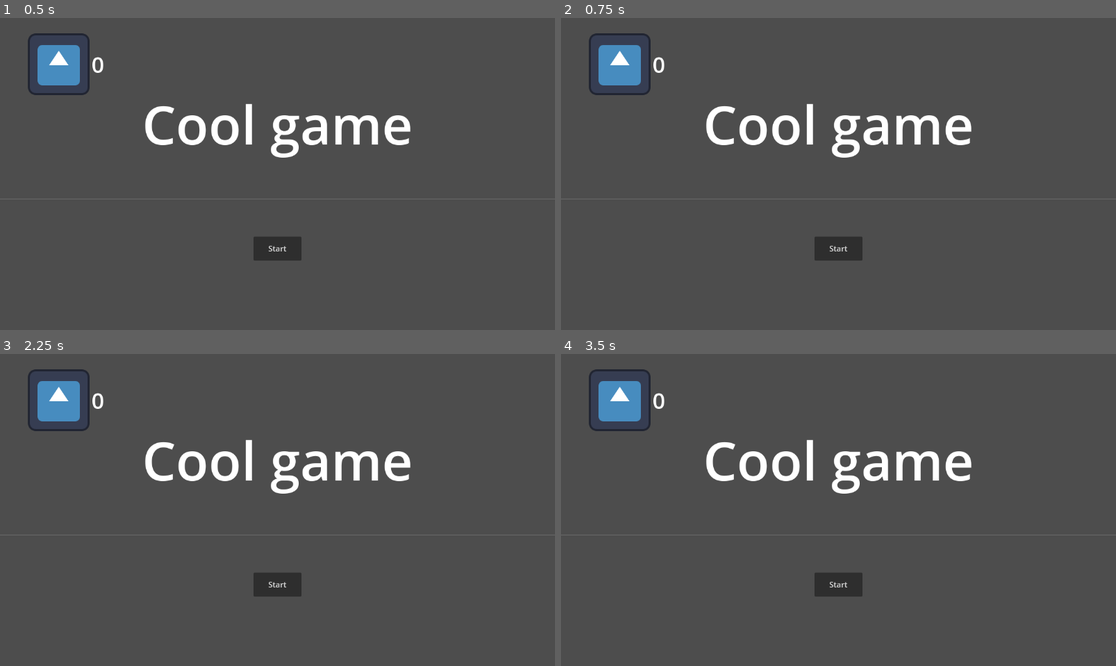
Above: before the commit, frames 1-4 (two rows, left to right).
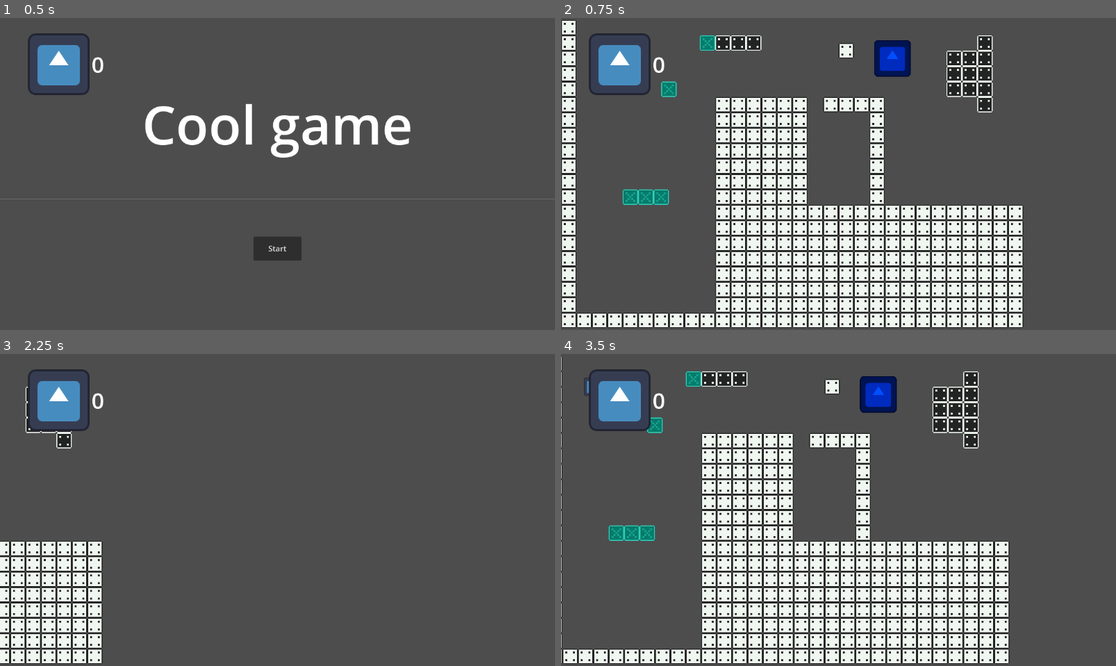
Above: after the commit, the same moments.

Repository: u-sernam-e/GameJam2025
Game: Godot game, scene res://Scenes/Menus/main_menu.tscn
The game is run twice, just before and just after one commit, with the same random seed, the same clock (stepped at 60 frames per second) and the same inputs. This scene is started directly instead of the project's main scene. The engine's default icon, where the game draws it, is replaced by a stand-in: a white triangle on a blue panel in a dark square.
Inputs (mouse positions are in pixels of both pictures, inside the frame that each line leads up to):
- Up to frame 1 (0.5 s): no input
- Up to frame 2 (0.75 s): click "Start" at 0.5 s
- Up to frame 3 (2.25 s): click (277, 584) at 1.25 s, where only the run before the commit has a clickable "Start"; tap Enter at 2 s; move the mouse to (399, 494) at 2.02 s; hold Right (ui_right) from 2.03 s (still down); click (399, 494) at 2.1 s
- Up to frame 4 (3.5 s): tap Space at 2.75 s; move the mouse to (727, 525) at 2.77 s; release Right (ui_right) at 2.78 s; hold Left (ui_left) from 2.78 s (still down); right-click (727, 525) at 2.85 s

Frame 1 is identical in both runs. In frame 2, 36% of the frame differs, in the area x 0-100%, y 0-100%; in frame 3, 10%; in frame 4, 34%.

Commit message:
start button fix

Diff:
--- a/Scenes/Menus/main_menu.tscn
+++ b/Scenes/Menus/main_menu.tscn
@@ -90,7 +90,6 @@
 custom_minimum_size = Vector2(100, 50)
 layout_mode = 2
 size_flags_horizontal = 4
-action_mode = 0
 text = "Start"
 
 [node name="TransitionController" type="Control" parent="."]
@@ -100,6 +99,7 @@
 anchor_bottom = 1.0
 grow_horizontal = 2
 grow_vertical = 2
+mouse_filter = 2
 script = ExtResource("2_pha2q")
 
 [node name="ColorRect" type="ColorRect" parent="TransitionController"]
@@ -109,6 +109,7 @@
 anchor_bottom = 1.0
 grow_horizontal = 2
 grow_vertical = 2
+mouse_filter = 2
 color = Color(0, 0, 0, 0)
 
 [node name="AnimationPlayer" type="AnimationPlayer" parent="TransitionController/ColorRect"]
